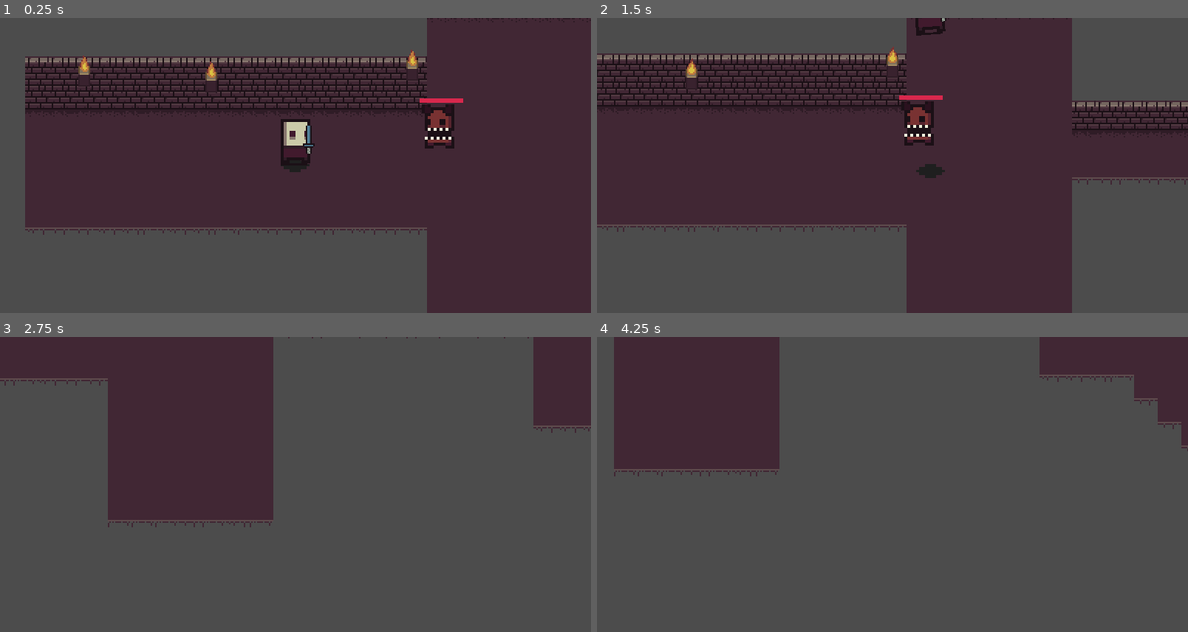
Above: before the commit, frames 1-4 (two rows, left to right).
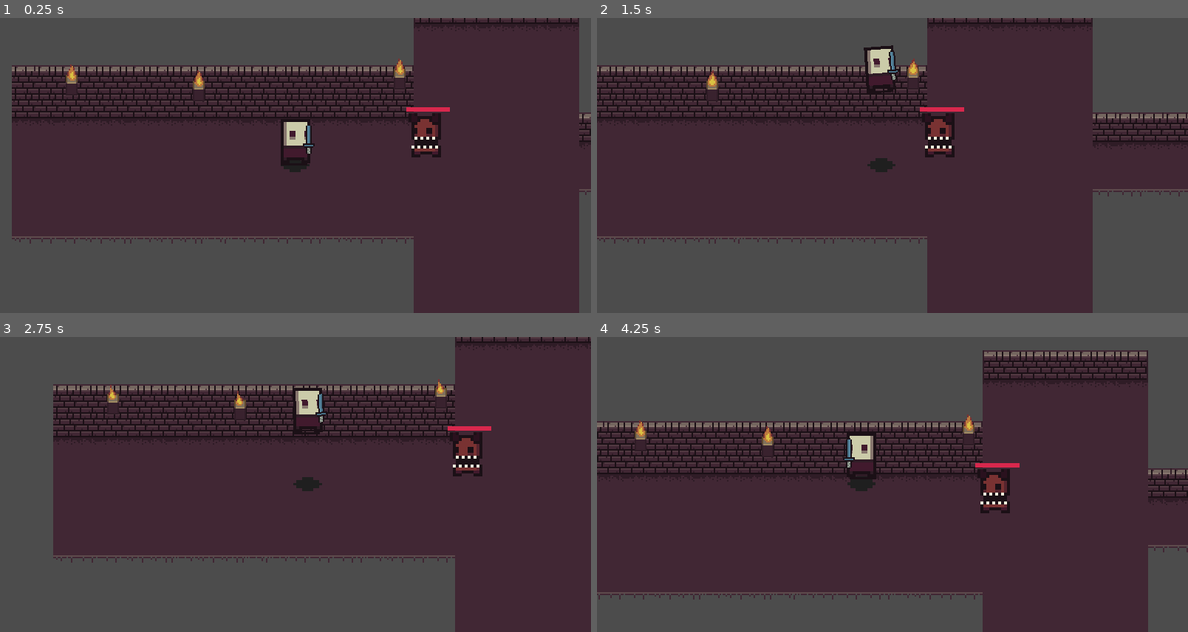
Above: after the commit, the same moments.

Repository: cnidario/DeepInferno
Game: Godot game, scene res://Levels/Level1.tscn
The game is run twice, just before and just after one commit, with the same random seed, the same clock (stepped at 60 frames per second) and the same inputs.
Inputs:
- Up to frame 1 (0.25 s): no input
- Up to frame 2 (1.5 s): hold Right (right) 0.53-1.28 s; tap Space (action) at 0.6 s; tap Z (jump) at 0.77, 0.8, 1.07, 1.35 s; hold Down (down) from 1.28 s (still down)
- Up to frame 3 (2.75 s): tap Z (jump) at 1.52, 1.82, 2.3 s; tap Space (action) at 1.55, 2.1 s; release Down (down) at 2.03 s; hold Right (right) from 2.03 s (still down)
- Up to frame 4 (4.25 s): release Right (right) at 2.78 s; hold Up (up) 2.78-3.53 s; tap Space (action) at 2.85 s; tap Z (jump) at 3.02, 3.32, 3.6, 3.77, 4.07 s; hold Left (left) from 3.53 s (still down)

The runs differ from the first frame. In frame 1, 15% of the frame differs, in the area x 2-100%, y 0-100%; in frame 2, 15%; in frame 3, 55%; in frame 4, 72%, in the area x 0-100%, y 0-100%.

Commit message:
bounce when hitting enemy

Diff:
--- a/Levels/Level1.tscn
+++ b/Levels/Level1.tscn
@@ -53,11 +53,9 @@
 scale = Vector2( 0.5, 0.5 )
 
 [node name="Player" parent="YSort" instance=ExtResource( 2 )]
-position = Vector2( -8.922, 6.13281 )
 scale = Vector2( 2, 2 )
-collision_mask = 5
 
-[node name="AnimationTree" parent="YSort/Player" index="2"]
+[node name="AnimationTree" parent="YSort/Player" index="4"]
 parameters/playback = SubResource( 1 )
 
 [node name="Sword" parent="YSort/Player/Character/Hand" index="0" instance=ExtResource( 1 )]
@@ -65,6 +63,7 @@
 [node name="Demon" parent="YSort" instance=ExtResource( 4 )]
 position = Vector2( 88.282, -5.45399 )
 scale = Vector2( 2, 2 )
+collision_layer = 4
 [connection signal="body_entered" from="TileMap/FallAreaDetector" to="TileMap/FallAreaDetector" method="_on_body_entered"]
 
 [editable path="YSort/Player"]
--- a/Scenes/Player.gd
+++ b/Scenes/Player.gd
@@ -4,6 +4,7 @@
 onready var animation_tree = $AnimationTree
 onready var character = $Character
 onready var shadow = $Shadow
+onready var enemy_collider_detector = $EnemyColliderDetector
 
 export var state: Dictionary = {
 	moving = "idle",
@@ -11,6 +12,7 @@
 	turning = false,
 	falling = false,
 	jumping = false,
+	bouncing = 0,
 }
 const SPEED = 75
 const ACCELERATION = 150
@@ -18,7 +20,8 @@
 var velocity: Vector2 = Vector2.ZERO
 var original_y
 export var z = 0
-var jump_velocity = 0
+var z_velocity = 0
+const bouncing_velocities = [10, 30, 50, 70]
 var weapon
 
 onready var state_machine = animation_tree.get("parameters/playback")
@@ -28,17 +31,32 @@
 	weapon = $Character/Hand/Sword
 	original_y = character.position.y
 
-func process_jump(delta):
-	z += jump_velocity * delta
+func process_pseudoz(delta):
+	z += z_velocity * delta
 	if z < 0:
 		z = 0
-		jump_velocity = 0
+		z_velocity = 0
+	z_velocity -= 300*delta
+
+func process_jump(delta):
+	process_pseudoz(delta)
+	if z == 0:
 		state.jumping = false
-	jump_velocity -= 300*delta
-	print(jump_velocity)
+
+func process_bouncing(delta):
+	process_pseudoz(delta)
+	velocity = velocity - velocity.normalized()*20*delta
+	if z == 0:
+		z_velocity = bouncing_velocities[state.bouncing - 1]
+		state.bouncing -= 1
+
+func bounce(jump_vel, bounce_direction):
+	state.bouncing = 3
+	z_velocity = jump_vel
+	velocity = bounce_direction*bouncing_velocities[3]
 
 func jump():
-	jump_velocity = 100
+	z_velocity = 100
 	state.jumping = true
 
 func fall():
@@ -88,14 +106,18 @@
 		attack()
 	var new_moving_state = calc_movement(input)
 	var turn_to = must_turn(state.facing, new_moving_state)
-	if state.turning or state.falling:
+	if state.bouncing > 0:
+		process_bouncing(delta)
+	else:
+		if enemy_collider_detector.get_overlapping_bodies().size() > 0:
+			bounce(80, -velocity.normalized())
+	if state.jumping:
+		process_jump(delta)
+	if state.turning or state.falling or state.bouncing != 0:
 		pass
 	else:
-		if Input.is_action_just_pressed("jump"):
+		if Input.is_action_just_pressed("jump") and !state.jumping:
 			jump()
-		if state.jumping:
-			print("proc jump")
-			process_jump(delta)
 		if turn_to:
 			state.facing = new_moving_state
 			state.turning = true
@@ -110,10 +132,14 @@
 	var new_velocity = velocity
 	if state.falling:
 		new_velocity = velocity - velocity * 1.8 * delta
+	elif state.bouncing != 0:
+		pass
 	elif is_walking(new_moving_state):
 		new_velocity = velocity + ACCELERATION * input * delta
+		# cap max speed
 		if new_velocity.length_squared() > SPEED*SPEED:
 			new_velocity = new_velocity.normalized() * SPEED
+	# deccelerate
 	elif velocity.length_squared() > EPSILON*4:
 		new_velocity = velocity - ACCELERATION * 2 * velocity.normalized() * delta
 	else:
--- a/Scenes/Player.tscn
+++ b/Scenes/Player.tscn
@@ -269,13 +269,23 @@
 
 [node name="Player" type="KinematicBody2D"]
 collision_layer = 2
-collision_mask = 4
 script = ExtResource( 2 )
 
 [node name="Shadow" type="Sprite" parent="."]
 position = Vector2( -0.0829658, 0.28221 )
 scale = Vector2( 0.96081, 0.96081 )
 texture = ExtResource( 3 )
+
+[node name="EnemyColliderDetector" type="Area2D" parent="."]
+position = Vector2( 0, -1.78745 )
+rotation = 3.14159
+scale = Vector2( 1, -1 )
+collision_layer = 2
+collision_mask = 4
+
+[node name="CollisionShape2D" type="CollisionShape2D" parent="EnemyColliderDetector"]
+rotation = 2.38419e-07
+shape = SubResource( 1 )
 
 [node name="CollisionShape2D" type="CollisionShape2D" parent="."]
 position = Vector2( 0, -1.78745 )
